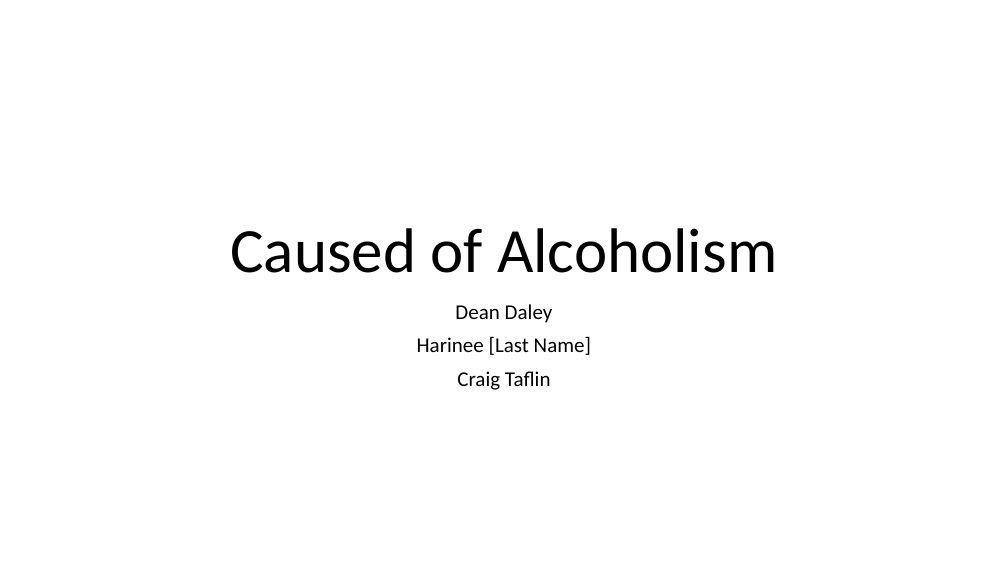
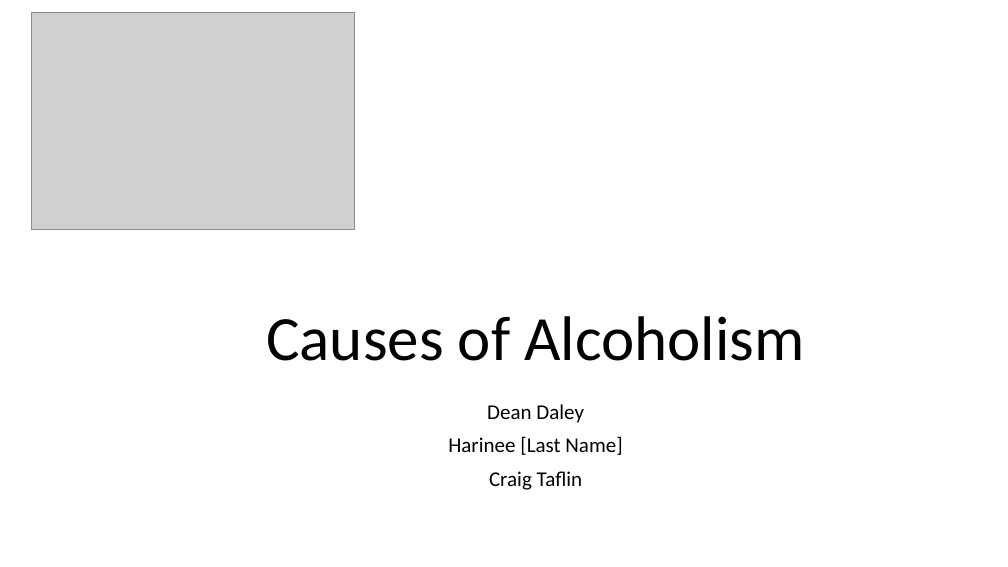
Before and after one commit to cmtaflin/Groupb2, a slide deck: slide 1 of Caused of Alcoholism.pptx. Drawn at 1008x567 pixels with LibreOffice and Linux fonts; fonts in the diff are those of the drawing; grey boxes stand for pictures. Boxes give left, top, right and bottom in pixels: in the first picture for what was removed or moved away, otherwise in the second. Text is boxed around its words. In the diff, an @@ line names an element or a change of style, - is before the commit and + after.

```diff
--- a/Caused of Alcoholism.pptx
+++ b/Caused of Alcoholism.pptx
@@ picture added at box(32, 13, 355, 230) @@
@@ title at box(266, 316, 805, 361): text changed @@
-Caused of Alcoholism
+Causes of Alcoholism
@@ subtitle "Dean Daley": place and size @@
-subtitle "Dean Daley" at box(417, 304, 591, 390)
+subtitle "Dean Daley" at box(448, 404, 622, 490)
```
Also in this commit, not shown: 2 other slides changed, 7 slides added, 1 slide removed, 4 other files.
